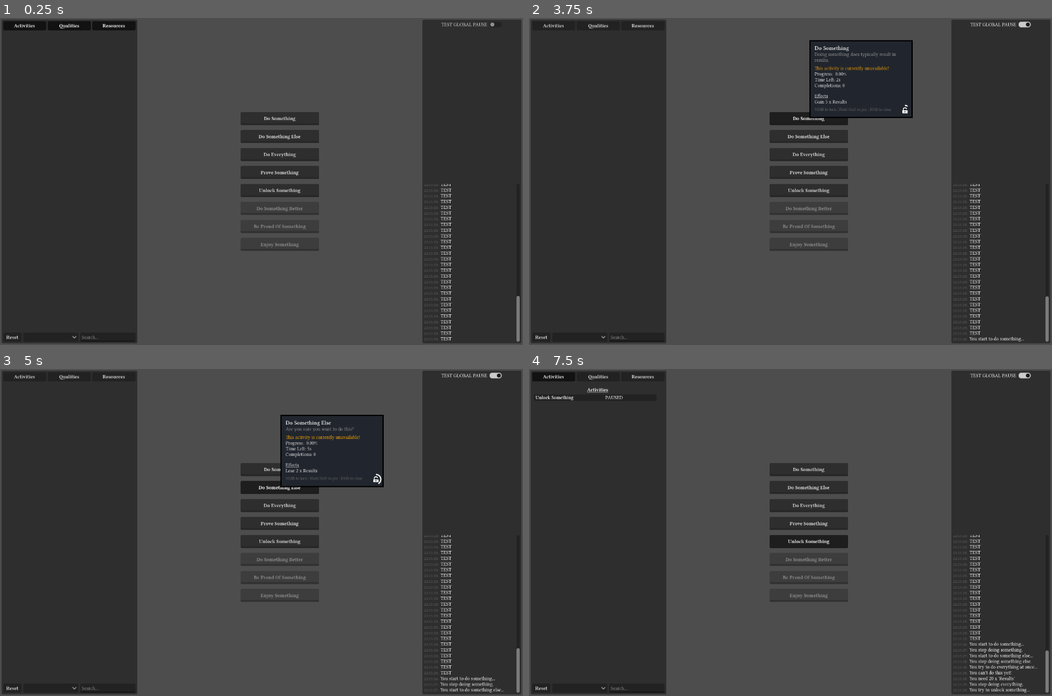
Above: before the commit, frames 1-4 (two rows, left to right).
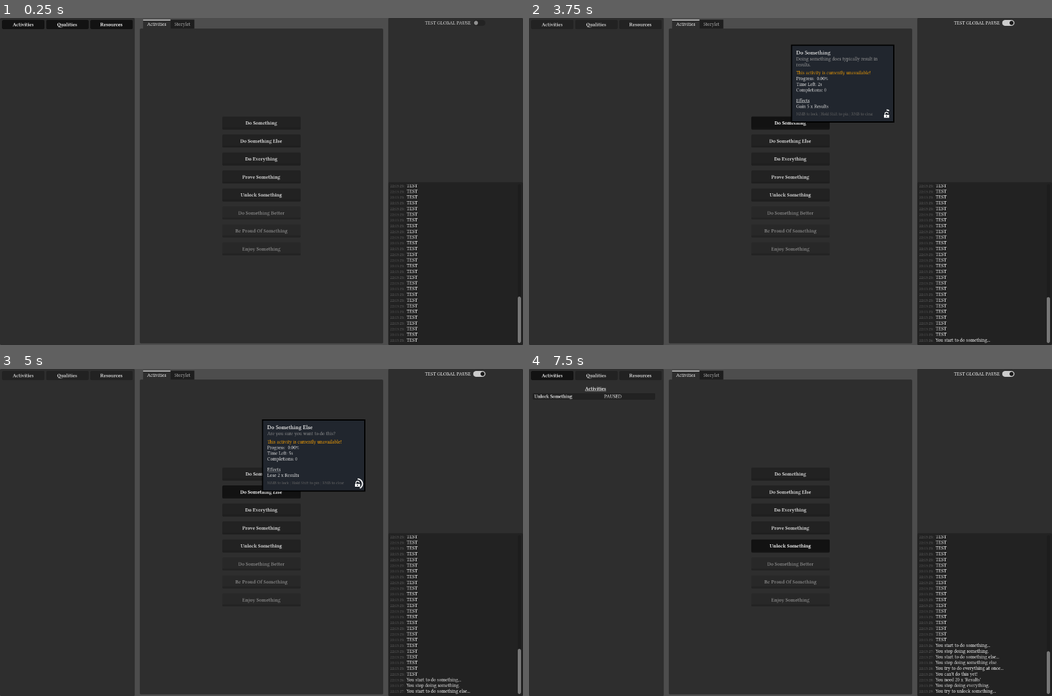
Above: after the commit, the same moments.

Repository: ChrisTheThinMint/magic-idle-game
Game: Godot game, scene res://main.tscn
The game is run twice, just before and just after one commit, with the same random seed, the same clock (stepped at 60 frames per second) and the same inputs.
Inputs:
- Up to frame 1 (0.25 s): no input
- Up to frame 2 (3.75 s): click "Activities" at 0.5 s; click "TEST GLOBAL PAUSE" at 1.25 s; click "Qualities" at 2 s; click "Resources" at 2.75 s; click "Do Something" at 3.5 s
- Up to frame 3 (5 s): click "Do Something Else" at 4.25 s
- Up to frame 4 (7.5 s): click "Do Everything" at 5 s; click "Prove Something" at 5.75 s; click "Unlock Something" at 6.5 s; click "Activities" at 7.25 s

The runs differ from the first frame. In frame 1, 50% of the frame differs, in the area x 0-100%, y 0-100%; in frame 2, 46%; in frame 3, 47%; in frame 4, 51%.

Commit message:
Changes to main UI
Adding storylet view, changing side sections to full panels, adding custom LineEdit to the log, hiding search bar

Diff:
--- /dev/null
+++ b/GameLog_CustomEntry.gd
@@ -0,0 +1,8 @@
+extends LineEdit
+
+
+func _on_text_submitted(new_text: String) -> void:
+	GameLog.add_message(new_text)
+
+	clear()
+	pass # Replace with function body.
--- a/main.tscn
+++ b/main.tscn
@@ -6,6 +6,7 @@
 [ext_resource type="Script" uid="uid://o4l2kbmriymr" path="res://addons/tooltips_pro/examples/scripts/example_input_manager.gd" id="3_h2yge"]
 [ext_resource type="PackedScene" uid="uid://drkwmbkco6vyw" path="res://tracker_main.tscn" id="3_lquwl"]
 [ext_resource type="Script" uid="uid://5a6lyolbsu0" path="res://Debug_PauseButton.gd" id="5_7mycd"]
+[ext_resource type="Script" uid="uid://b3yfjkayl0llj" path="res://GameLog_CustomEntry.gd" id="7_272bh"]
 
 [node name="Main" type="Control" unique_id=1843407477]
 layout_mode = 3
@@ -28,24 +29,20 @@
 anchor_bottom = 1.0
 grow_horizontal = 2
 grow_vertical = 2
+theme_override_constants/separation = 4
+theme_override_constants/minimum_grab_thickness = 0
+theme_override_constants/autohide = 0
+collapsed = true
 drag_nested_intersections = true
 
-[node name="TrackerBody" type="MarginContainer" parent="HSplitContainer" unique_id=381207900]
-custom_minimum_size = Vector2(340, 0)
-custom_maximum_size = Vector2(500, -1)
+[node name="TrackerBody" type="Panel" parent="HSplitContainer" unique_id=1133146944]
+custom_minimum_size = Vector2(330, 0)
+custom_maximum_size = Vector2(330, -1)
 clip_contents = true
 layout_mode = 2
 size_flags_vertical = 3
-theme_override_constants/margin_left = 4
-theme_override_constants/margin_top = 4
-theme_override_constants/margin_right = 4
-theme_override_constants/margin_bottom = 4
 
-[node name="Panel" type="Panel" parent="HSplitContainer/TrackerBody" unique_id=1129299606]
-layout_mode = 2
-size_flags_vertical = 3
-
-[node name="MarginContainer" type="MarginContainer" parent="HSplitContainer/TrackerBody/Panel" unique_id=1870214235]
+[node name="MarginContainer" type="MarginContainer" parent="HSplitContainer/TrackerBody" unique_id=1870214235]
 layout_mode = 1
 anchors_preset = 15
 anchor_right = 1.0
@@ -54,49 +51,63 @@
 grow_vertical = 2
 size_flags_horizontal = 3
 size_flags_vertical = 3
+theme_override_constants/margin_left = 5
+theme_override_constants/margin_top = 5
+theme_override_constants/margin_right = 5
+theme_override_constants/margin_bottom = 5
+
+[node name="TrackerMain" parent="HSplitContainer/TrackerBody/MarginContainer" unique_id=1817724180 instance=ExtResource("3_lquwl")]
+layout_mode = 2
+
+[node name="HSplitContainer2" type="HSplitContainer" parent="HSplitContainer" unique_id=1410093745]
+layout_mode = 2
+size_flags_horizontal = 3
+theme_override_constants/separation = 4
+theme_override_constants/minimum_grab_thickness = 0
+theme_override_constants/autohide = 0
+collapsed = true
+drag_nested_intersections = true
+
+[node name="MarginContainer" type="MarginContainer" parent="HSplitContainer/HSplitContainer2" unique_id=946931404]
+layout_mode = 2
+size_flags_horizontal = 3
 theme_override_constants/margin_left = 4
 theme_override_constants/margin_top = 4
 theme_override_constants/margin_right = 4
 theme_override_constants/margin_bottom = 4
 
-[node name="TrackerMain" parent="HSplitContainer/TrackerBody/Panel/MarginContainer" unique_id=1817724180 instance=ExtResource("3_lquwl")]
-layout_mode = 2
-
-[node name="HSplitContainer2" type="HSplitContainer" parent="HSplitContainer" unique_id=1410093745]
+[node name="TabContainer" type="TabContainer" parent="HSplitContainer/HSplitContainer2/MarginContainer" unique_id=905296507]
 layout_mode = 2
 size_flags_horizontal = 3
-drag_nested_intersections = true
+current_tab = 0
 
-[node name="ActivityBody" type="CenterContainer" parent="HSplitContainer/HSplitContainer2" unique_id=1613369206]
+[node name="Activities" type="CenterContainer" parent="HSplitContainer/HSplitContainer2/MarginContainer/TabContainer" unique_id=1613369206]
 layout_mode = 2
 size_flags_horizontal = 3
 size_flags_vertical = 3
 size_flags_stretch_ratio = 2.0
+metadata/_tab_index = 0
 
-[node name="CategoryDebug" type="VBoxContainer" parent="HSplitContainer/HSplitContainer2/ActivityBody" unique_id=1802190980]
+[node name="CategoryDebug" type="VBoxContainer" parent="HSplitContainer/HSplitContainer2/MarginContainer/TabContainer/Activities" unique_id=1802190980]
 layout_mode = 2
 size_flags_horizontal = 3
 size_flags_vertical = 3
 script = ExtResource("1_0xm2m")
 category = "debug"
 
-[node name="GameLogBody" type="MarginContainer" parent="HSplitContainer/HSplitContainer2" unique_id=917924715]
-custom_minimum_size = Vector2(250, 0)
-custom_maximum_size = Vector2(500, -1)
+[node name="Storylet" type="Control" parent="HSplitContainer/HSplitContainer2/MarginContainer/TabContainer" unique_id=445710421]
+visible = false
+layout_mode = 2
+metadata/_tab_index = 1
+
+[node name="GameLogBody" type="Panel" parent="HSplitContainer/HSplitContainer2" unique_id=1367536915]
+custom_minimum_size = Vector2(330, 0)
+custom_maximum_size = Vector2(330, -1)
 clip_contents = true
 layout_mode = 2
 size_flags_vertical = 3
-theme_override_constants/margin_left = 4
-theme_override_constants/margin_top = 4
-theme_override_constants/margin_right = 4
-theme_override_constants/margin_bottom = 4
 
-[node name="Panel" type="Panel" parent="HSplitContainer/HSplitContainer2/GameLogBody" unique_id=1820843656]
-layout_mode = 2
-size_flags_horizontal = 3
-size_flags_vertical = 3
-
-[node name="VBoxContainer" type="VBoxContainer" parent="HSplitContainer/HSplitContainer2/GameLogBody/Panel" unique_id=473363162]
+[node name="VBoxContainer" type="VBoxContainer" parent="HSplitContainer/HSplitContainer2/GameLogBody" unique_id=473363162]
 layout_mode = 1
 anchors_preset = 15
 anchor_right = 1.0
@@ -104,29 +115,41 @@
 grow_horizontal = 2
 grow_vertical = 2
 
-[node name="MarginContainer2" type="MarginContainer" parent="HSplitContainer/HSplitContainer2/GameLogBody/Panel/VBoxContainer" unique_id=148090027]
+[node name="MarginContainer2" type="MarginContainer" parent="HSplitContainer/HSplitContainer2/GameLogBody/VBoxContainer" unique_id=148090027]
 layout_mode = 2
 size_flags_vertical = 3
 
-[node name="HFlowContainer" type="HFlowContainer" parent="HSplitContainer/HSplitContainer2/GameLogBody/Panel/VBoxContainer/MarginContainer2" unique_id=1751614088]
+[node name="HFlowContainer" type="HFlowContainer" parent="HSplitContainer/HSplitContainer2/GameLogBody/VBoxContainer/MarginContainer2" unique_id=1751614088]
 layout_mode = 2
 size_flags_vertical = 3
 alignment = 1
 
-[node name="CheckButton" type="CheckButton" parent="HSplitContainer/HSplitContainer2/GameLogBody/Panel/VBoxContainer/MarginContainer2/HFlowContainer" unique_id=1107625777]
+[node name="CheckButton" type="CheckButton" parent="HSplitContainer/HSplitContainer2/GameLogBody/VBoxContainer/MarginContainer2/HFlowContainer" unique_id=1107625777]
 layout_mode = 2
 text = "TEST GLOBAL PAUSE"
 script = ExtResource("5_7mycd")
 
-[node name="MarginContainer" type="MarginContainer" parent="HSplitContainer/HSplitContainer2/GameLogBody/Panel/VBoxContainer" unique_id=439316158]
+[node name="Panel" type="Panel" parent="HSplitContainer/HSplitContainer2/GameLogBody/VBoxContainer" unique_id=883372739]
 layout_mode = 2
 size_flags_vertical = 3
-theme_override_constants/margin_left = 4
-theme_override_constants/margin_top = 4
-theme_override_constants/margin_right = 4
-theme_override_constants/margin_bottom = 4
 
-[node name="LogDisplay" type="RichTextLabel" parent="HSplitContainer/HSplitContainer2/GameLogBody/Panel/VBoxContainer/MarginContainer" unique_id=693795494]
+[node name="MarginContainer" type="MarginContainer" parent="HSplitContainer/HSplitContainer2/GameLogBody/VBoxContainer/Panel" unique_id=439316158]
+layout_mode = 1
+anchors_preset = 15
+anchor_right = 1.0
+anchor_bottom = 1.0
+grow_horizontal = 2
+grow_vertical = 2
+size_flags_vertical = 3
+theme_override_constants/margin_left = 5
+theme_override_constants/margin_top = 5
+theme_override_constants/margin_right = 5
+theme_override_constants/margin_bottom = 5
+
+[node name="VBoxContainer" type="VBoxContainer" parent="HSplitContainer/HSplitContainer2/GameLogBody/VBoxContainer/Panel/MarginContainer" unique_id=386102265]
+layout_mode = 2
+
+[node name="LogDisplay" type="RichTextLabel" parent="HSplitContainer/HSplitContainer2/GameLogBody/VBoxContainer/Panel/MarginContainer/VBoxContainer" unique_id=693795494]
 layout_mode = 2
 size_flags_horizontal = 3
 size_flags_vertical = 3
@@ -140,4 +163,11 @@
 scroll_following_visible_characters = true
 script = ExtResource("2_0xm2m")
 
-[connection signal="toggled" from="HSplitContainer/HSplitContainer2/GameLogBody/Panel/VBoxContainer/MarginContainer2/HFlowContainer/CheckButton" to="HSplitContainer/HSplitContainer2/GameLogBody/Panel/VBoxContainer/MarginContainer2/HFlowContainer/CheckButton" method="_on_toggled"]
+[node name="LineEdit" type="LineEdit" parent="HSplitContainer/HSplitContainer2/GameLogBody/VBoxContainer/Panel/MarginContainer/VBoxContainer" unique_id=1461549823]
+visible = false
+layout_mode = 2
+placeholder_text = "Custom log message..."
+script = ExtResource("7_272bh")
+
+[connection signal="toggled" from="HSplitContainer/HSplitContainer2/GameLogBody/VBoxContainer/MarginContainer2/HFlowContainer/CheckButton" to="HSplitContainer/HSplitContainer2/GameLogBody/VBoxContainer/MarginContainer2/HFlowContainer/CheckButton" method="_on_toggled"]
+[connection signal="text_submitted" from="HSplitContainer/HSplitContainer2/GameLogBody/VBoxContainer/Panel/MarginContainer/VBoxContainer/LineEdit" to="HSplitContainer/HSplitContainer2/GameLogBody/VBoxContainer/Panel/MarginContainer/VBoxContainer/LineEdit" method="_on_text_submitted"]
--- a/tracker_main.tscn
+++ b/tracker_main.tscn
@@ -135,6 +135,7 @@
 theme_override_constants/v_separation = 8
 
 [node name="SearchBar" type="HBoxContainer" parent="." unique_id=474574583]
+visible = false
 layout_mode = 2
 
 [node name="ResetSearchButton" type="Button" parent="SearchBar" unique_id=359870834]
Not shown, added: GameLog_CustomEntry.gd.uid
